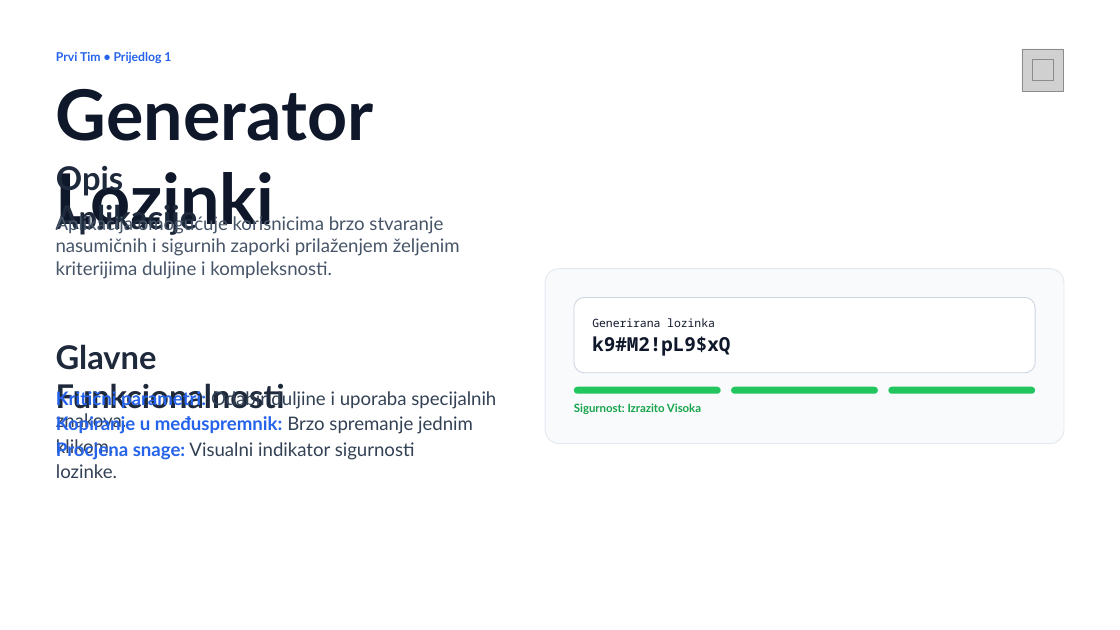
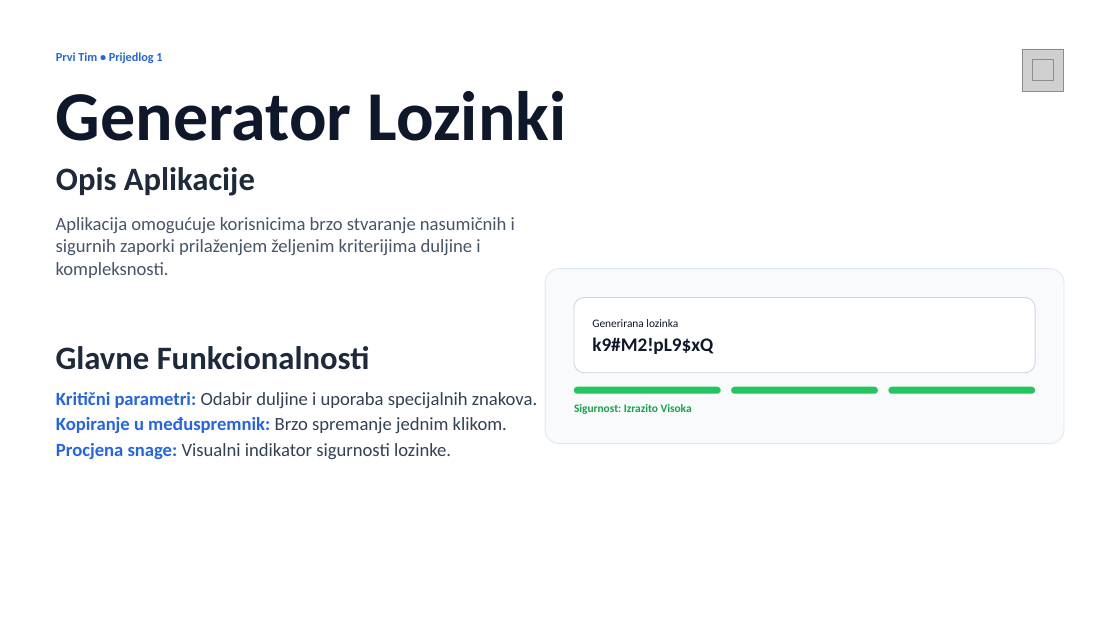
Before and after one commit to Lovro-Klaric239/Mikroprojekt, a slide deck: slide 4 of Prijedlozi Projekata Aplikacija.pptx. Drawn at 1120x630 pixels with LibreOffice and Linux fonts; fonts in the diff are those of the drawing; grey boxes stand for pictures. Boxes give left, top, right and bottom in pixels: in the first picture for what was removed or moved away, otherwise in the second. Text is boxed around its words. In the diff, an @@ line names an element or a change of style, - is before the commit and + after.

```diff
--- a/Prijedlozi Projekata Aplikacija.pptx
+++ b/Prijedlozi Projekata Aplikacija.pptx
@@ text "Generirana lozinka" at [592, 319, 678, 327]: font Noto Sans Mono to Calibri @@
@@ text "k9#M2!pL9$xQ" at [592, 337, 713, 354]: font Noto Sans Mono to Calibri @@
@@ font Lato to Calibri in 9 elements at [56, 91, 567, 141], [56, 167, 255, 196], [56, 217, 515, 278], [56, 346, 370, 370], [56, 392, 537, 408], [56, 417, 507, 433], [56, 443, 451, 459], [56, 52, 162, 63], [574, 404, 692, 414] @@
```
Also in this commit, not shown: 9 other slides changed.
